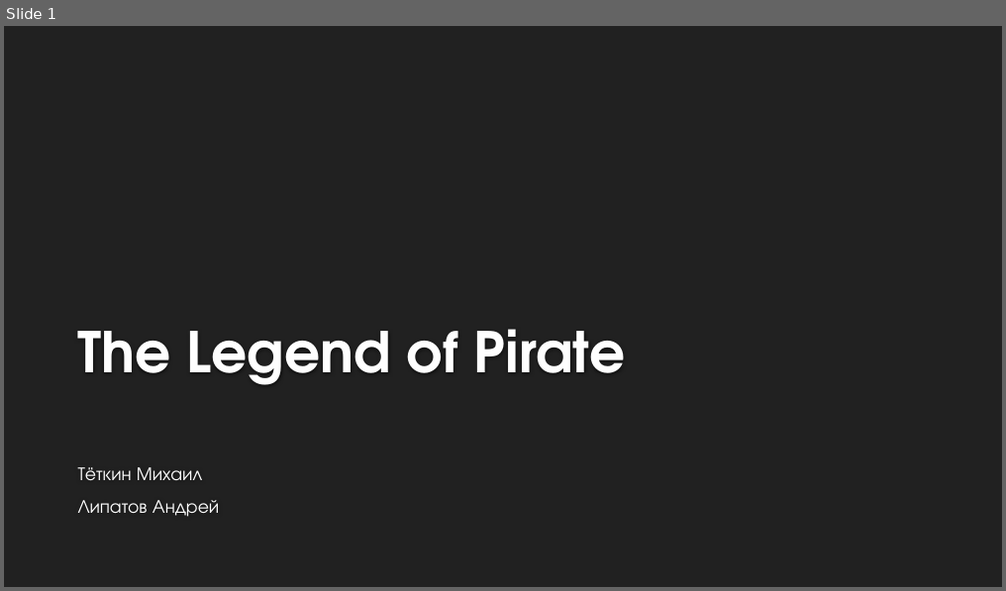
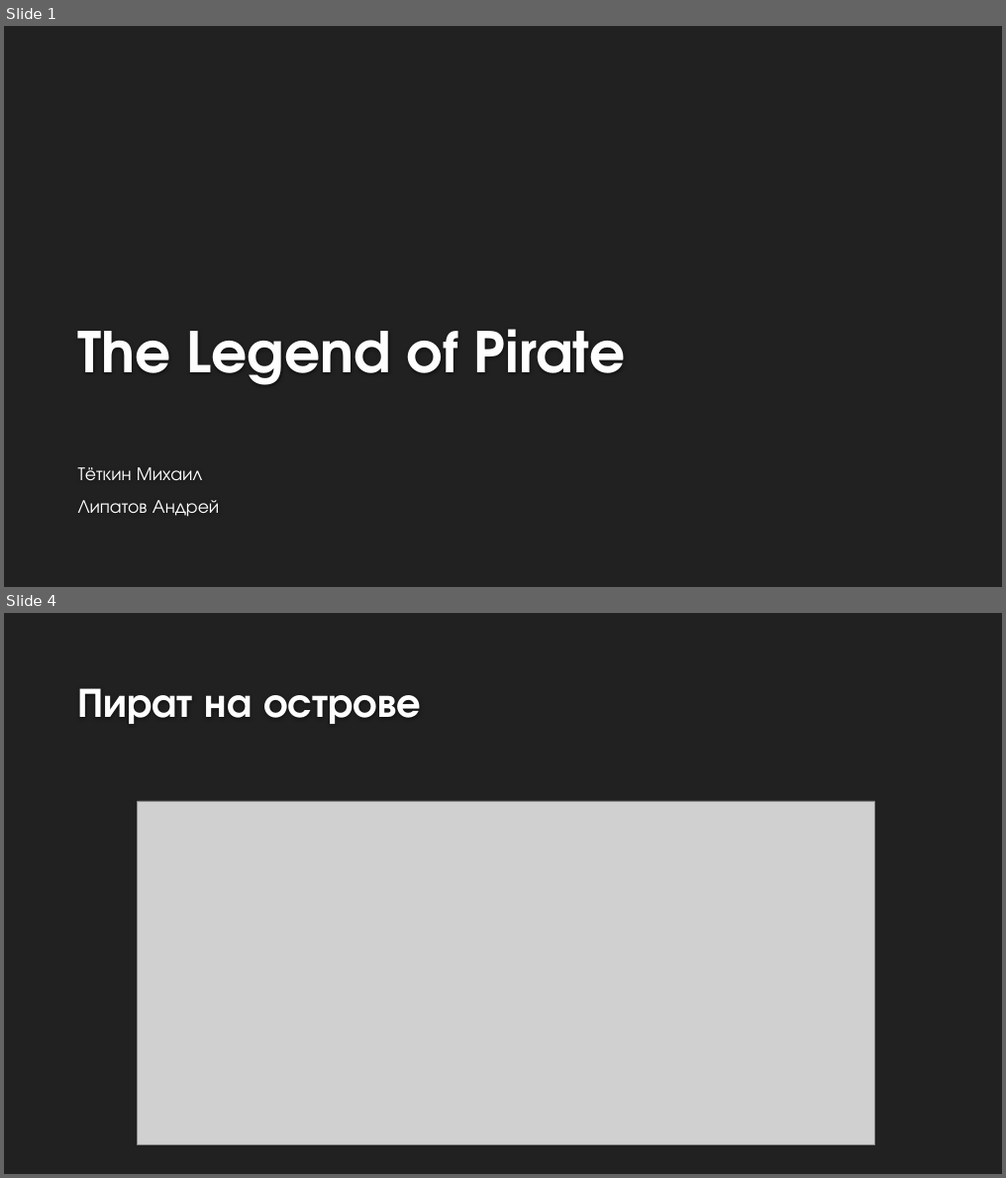
Before and after one commit to MixelTe/The-Legend-of-Pirate, a slide deck: docs/The Legend of Pirate.pptx. Shown one above the other, each under a label of ours: slide 1 before the commit, slides 1 and 4 after it; the slides between them are not shown. The pictures are 1006x591 and 1006x1178 pixels, drawn with LibreOffice and Linux fonts; fonts in the diff are those of the drawing; grey boxes stand for pictures; background and template pictures are left out. Boxes give left, top, right and bottom in pixels: in the first picture for what was removed or moved away, otherwise in the second. Text is boxed around its words. In the diff, an @@ line names an element or a change of style, - is before the commit and + after.

```diff
--- a/docs/The Legend of Pirate.pptx
+++ b/docs/The Legend of Pirate.pptx
@@ slide 4 added at (4, 613, 1002, 1174), background #212121 @@
@@ title added at (78, 688, 421, 724), 40 pt, text #FEFEFE, bold @@
+Пират на острове
@@ picture added at (138, 801, 874, 1146) @@
```
Also in this commit, not shown: 3 other slides added, 1 slide removed, 4 other files.
